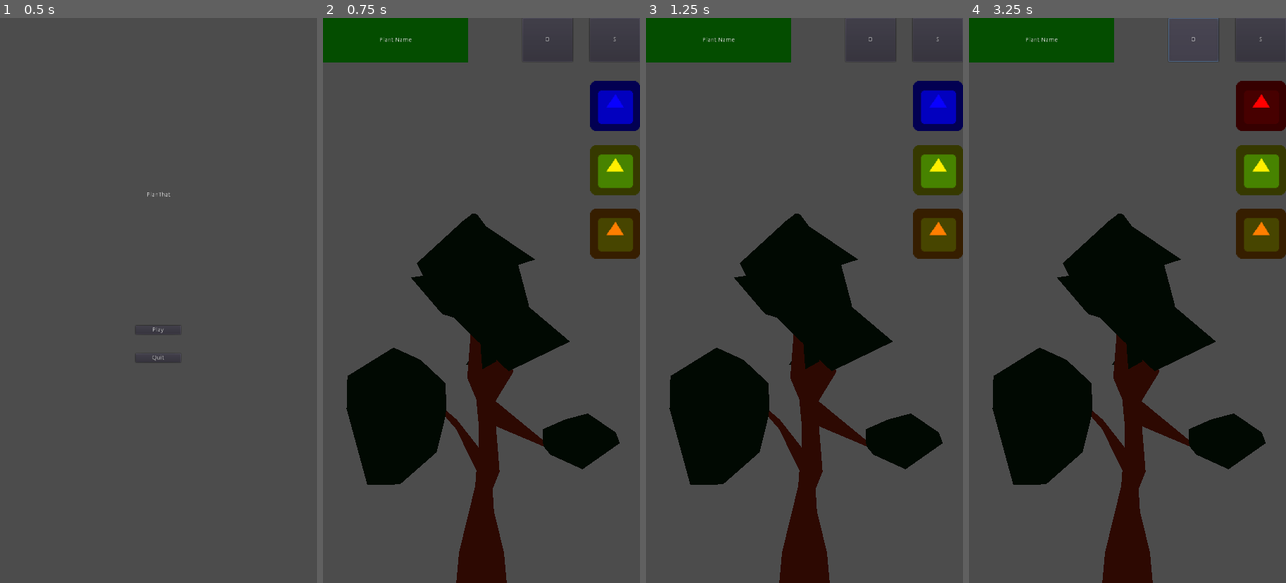
Above: before the commit, frames 1-4 (left to right).
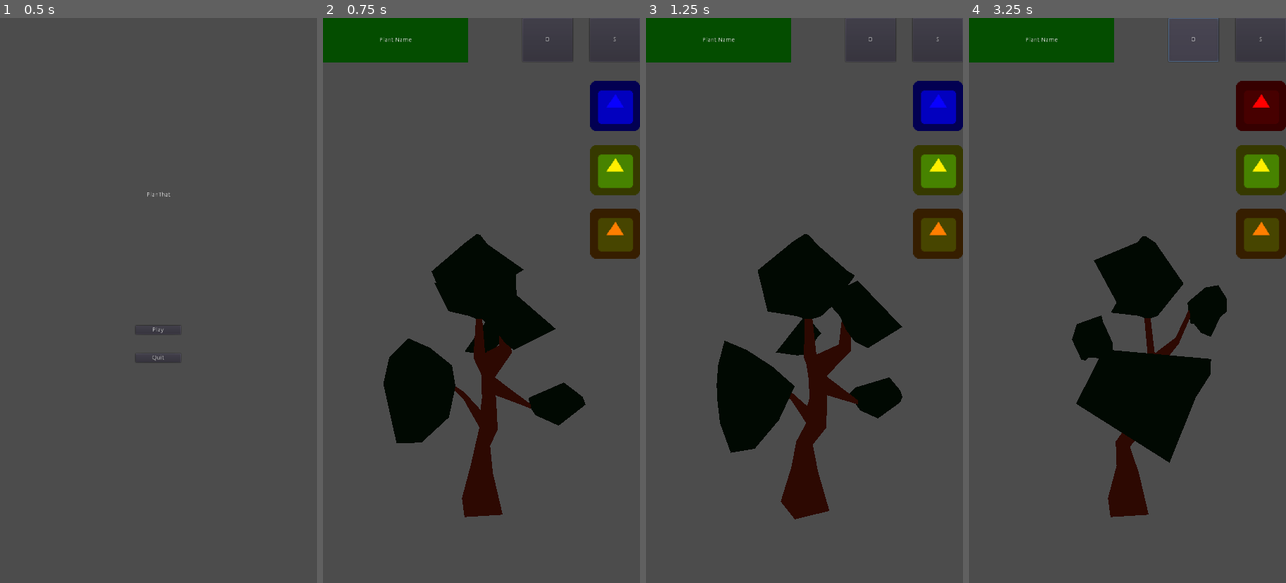
Above: after the commit, the same moments.

Repository: jonathan-santos/planthat
Game: Godot game, scene res://scenes/ui/main_menu.tscn
Same seed, same stepped clock (60 frames per second), same inputs: the game is played once before the commit and once after it. The engine's default icon, where the game draws it, is replaced by a stand-in: a white triangle on a blue panel in a dark square.
Inputs:
- Up to frame 1 (0.5 s): no input
- Up to frame 2 (0.75 s): click "Play" at 0.5 s
- Up to frame 3 (1.25 s): no input
- Up to frame 4 (3.25 s): click "O" at 1.25 s; click "S" at 2 s; click "O" at 2.75 s

Frame 1 is identical in both runs. In frame 2, 13% of the frame differs, in the area x 7-94%, y 34-100%; in frame 3, 14%; in frame 4, 20%.

Commit message:
Update plant animations

Diff:
--- a/scenes/main.tscn
+++ b/scenes/main.tscn
@@ -12,4 +12,4 @@
 [node name="Plant" parent="." instance=ExtResource( 1 )]
 
 [node name="Camera" type="Camera" parent="."]
-transform = Transform( 1, 0, 0, 0, 1, 0, 0, 0, 1, 0, 3.13305, 5.21042 )
+transform = Transform( 1, 0, 0, 0, 1, 0, 0, 0, 1, 0, 3.13305, 6.75156 )
--- a/scenes/plant.tscn
+++ b/scenes/plant.tscn
@@ -5,11 +5,48 @@
 
 [sub_resource type="Animation" id=1]
 resource_name = "die"
+tracks/0/type = "value"
+tracks/0/path = NodePath("PlantMesh:scale")
+tracks/0/interp = 1
+tracks/0/loop_wrap = true
+tracks/0/imported = false
+tracks/0/enabled = true
+tracks/0/keys = {
+"times": PoolRealArray( 0, 1 ),
+"transitions": PoolRealArray( 1, 1 ),
+"update": 0,
+"values": [ Vector3( 1, 1, 1 ), Vector3( 0, 0, 0 ) ]
+}
 
 [sub_resource type="Animation" id=2]
+length = 10.0
 loop = true
+tracks/0/type = "value"
+tracks/0/path = NodePath("PlantMesh:rotation_degrees")
+tracks/0/interp = 1
+tracks/0/loop_wrap = true
+tracks/0/imported = false
+tracks/0/enabled = true
+tracks/0/keys = {
+"times": PoolRealArray( 0, 10 ),
+"transitions": PoolRealArray( 1, 1 ),
+"update": 0,
+"values": [ Vector3( 0, 0, 0 ), Vector3( 0, 360, 0 ) ]
+}
+tracks/1/type = "value"
+tracks/1/path = NodePath("PlantMesh:scale")
+tracks/1/interp = 1
+tracks/1/loop_wrap = true
+tracks/1/imported = false
+tracks/1/enabled = true
+tracks/1/keys = {
+"times": PoolRealArray( 0 ),
+"transitions": PoolRealArray( 1 ),
+"update": 0,
+"values": [ Vector3( 1, 1, 1 ) ]
+}
 
-[node name="Plant" type="Node"]
+[node name="Plant" type="Spatial"]
 script = ExtResource( 2 )
 
 [node name="AnimationPlayer" type="AnimationPlayer" parent="."]
@@ -18,6 +55,7 @@
 anims/idle = SubResource( 2 )
 
 [node name="PlantMesh" type="MeshInstance" parent="."]
+transform = Transform( -0.986247, 0, 0.16528, 0, 1, 0, -0.16528, 0, -0.986247, 0, 0, 0 )
 mesh = ExtResource( 3 )
 material/0 = null
 material/1 = null
